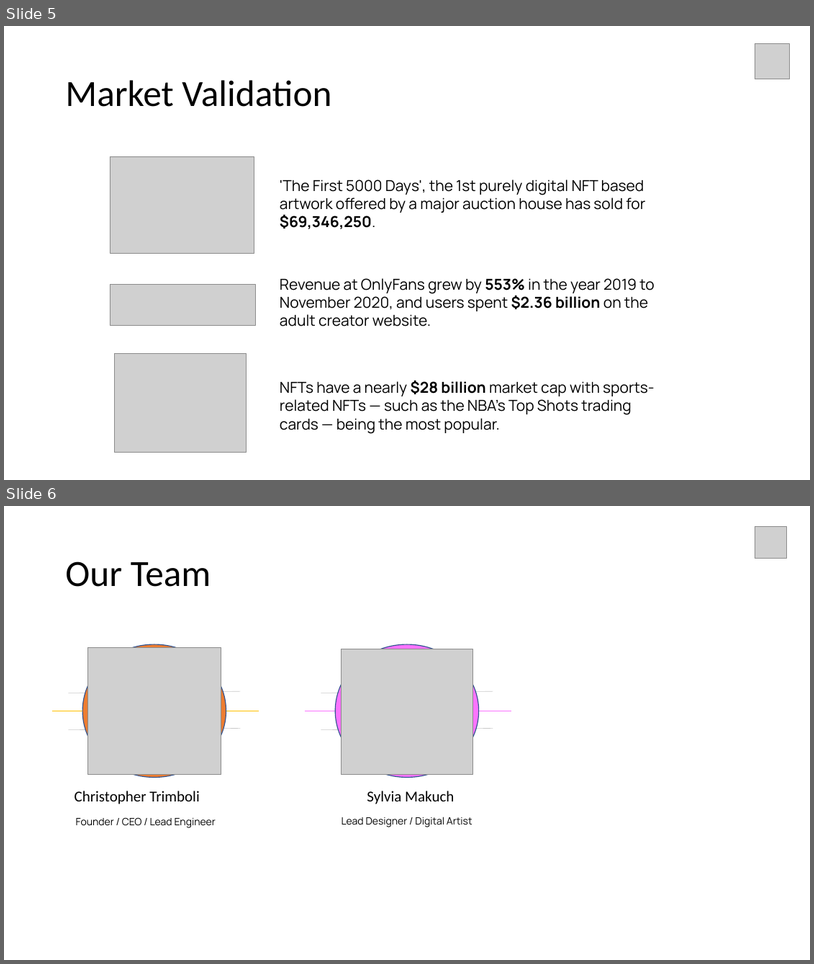
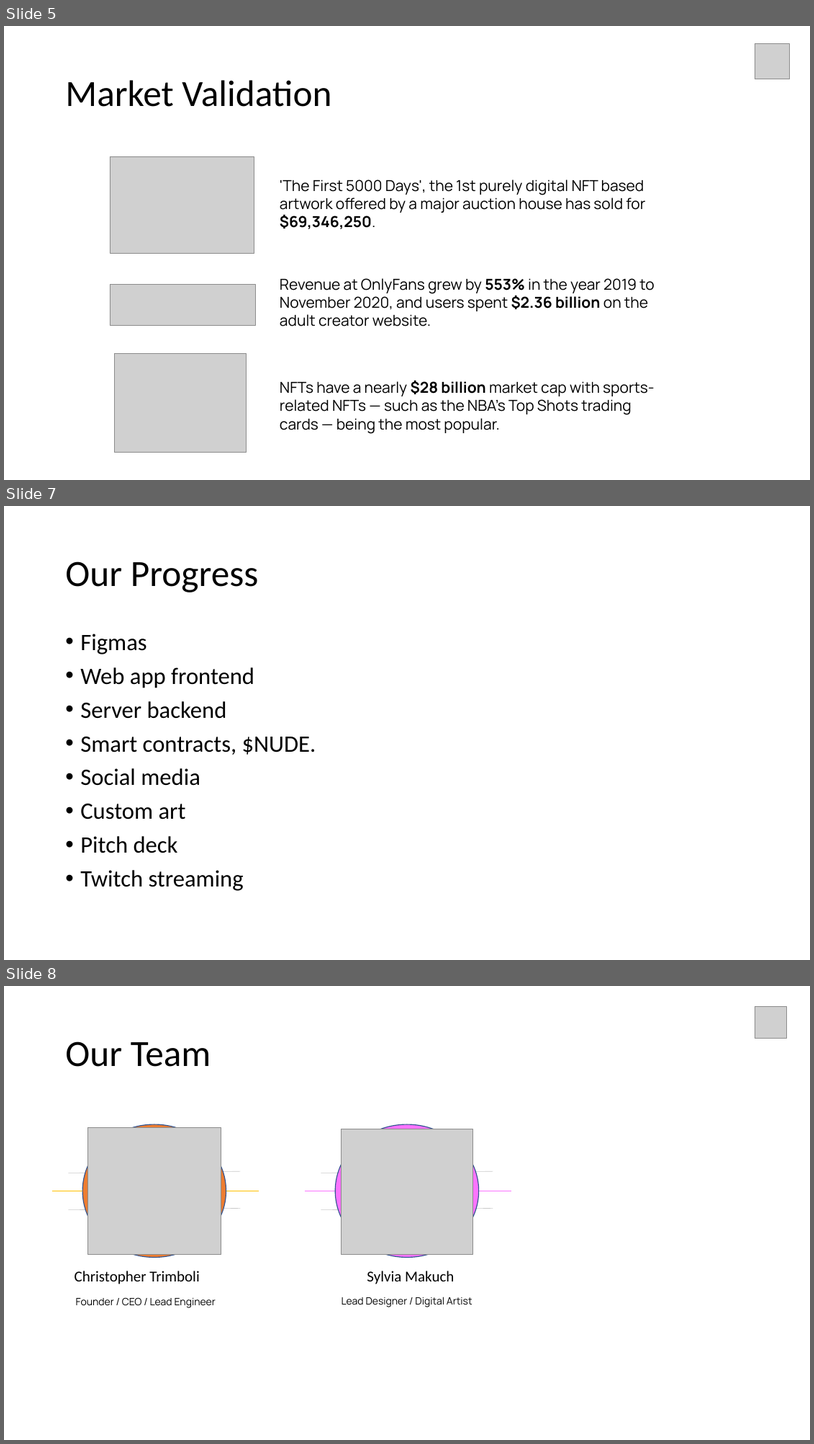
Before and after one commit to own-me/nude-pitch, a slide deck: own-me-pitch.pptx. Shown one above the other, each under a label of ours: slides 5 and 6 before the commit, slides 5, 7 and 8 after it; the slides between them are not shown. The pictures are 814x964 and 814x1444 pixels, drawn with LibreOffice and Linux fonts; fonts in the diff are those of the drawing; grey boxes stand for pictures. Boxes give left, top, right and bottom in pixels: in the first picture for what was removed or moved away, otherwise in the second. Text is boxed around its words. In the diff, an @@ line names an element or a change of style, - is before the commit and + after.

```diff
--- a/own-me-pitch.pptx
+++ b/own-me-pitch.pptx
@@ slide 7 added at (x1=4, y1=506, x2=810, y2=960), background #FFFFFF @@
@@ title added at (x1=65, y1=561, x2=259, y2=592), 44 pt, text #000000 @@
+Our Progress
@@ text added at (x1=80, y1=633, x2=316, y2=890), 28 pt, text #000000 @@
+• Figmas
+• Web app frontend
+• Server backend
+• Smart contracts, $NUDE.
+• Social media
+• Custom art
+• Pitch deck
+• Twitch streaming
@@ what was slide 6 is now slide 8 @@
```
Also in this commit, not shown: 3 slides changed, 1 other slide added, 1 slide removed.
